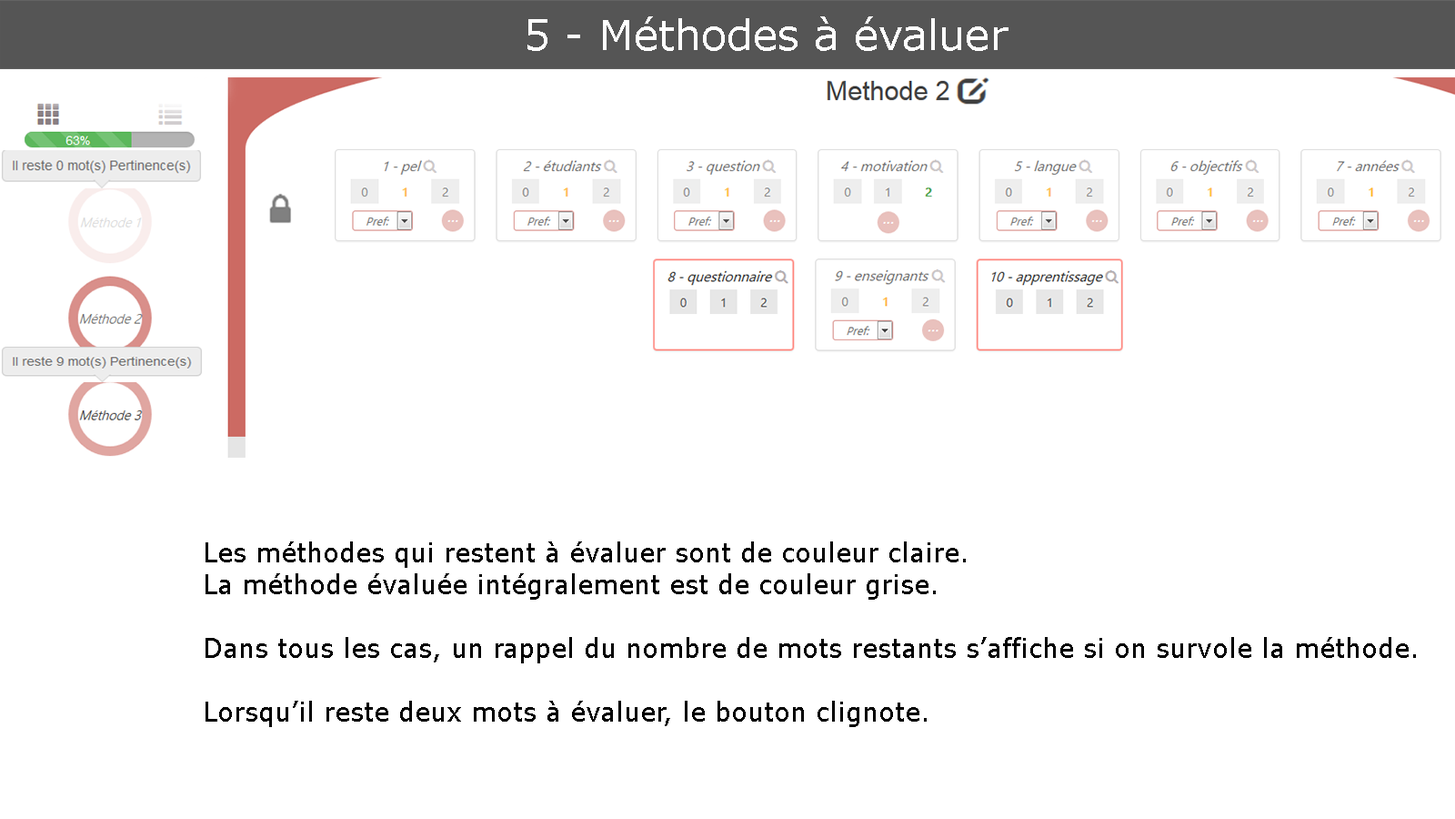
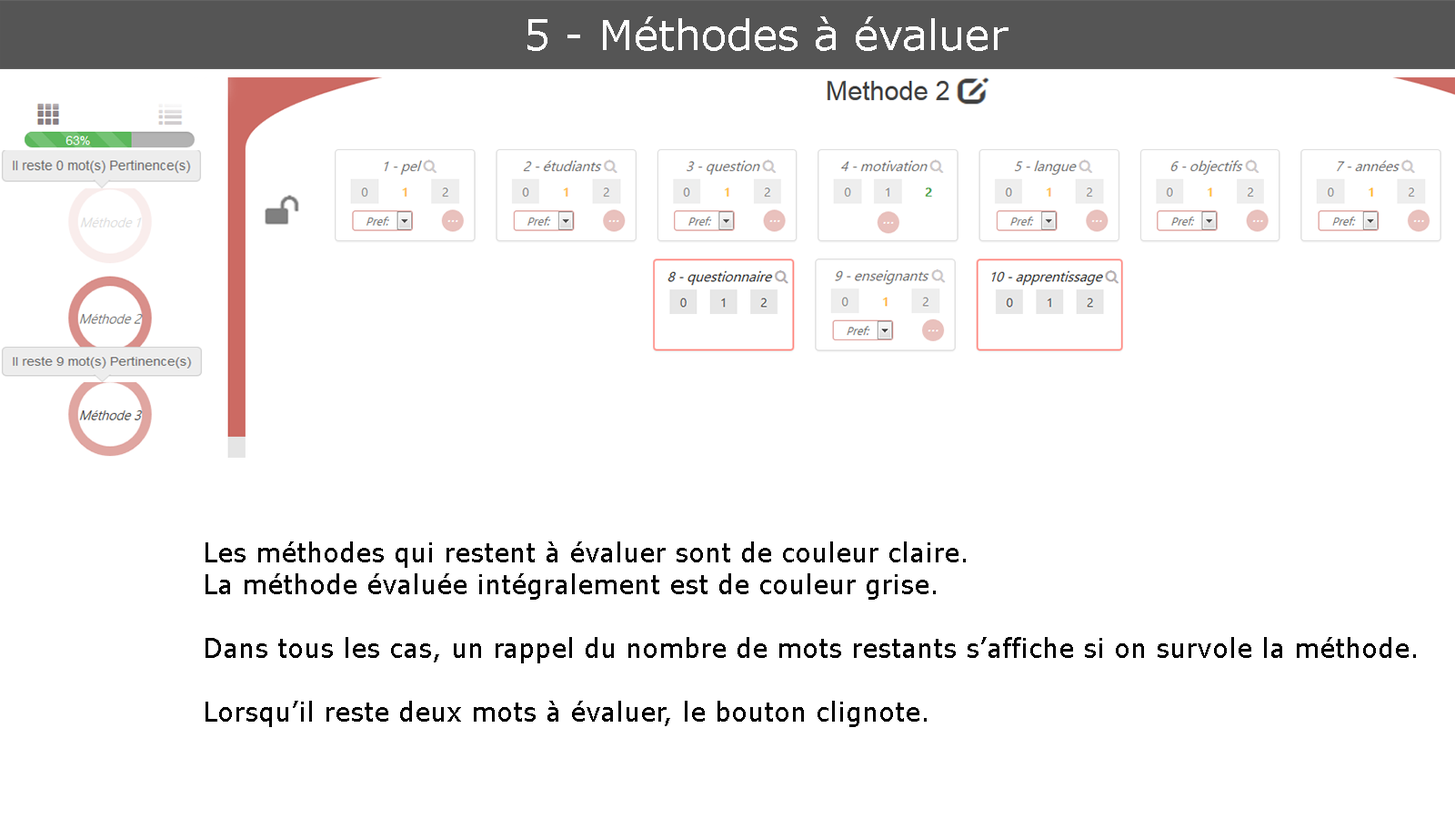
Layered file, before and after one edit (1455 x 819). Changes by layer:
added layer "deverrou" above "verrou" over [264, 192, 300, 225]
